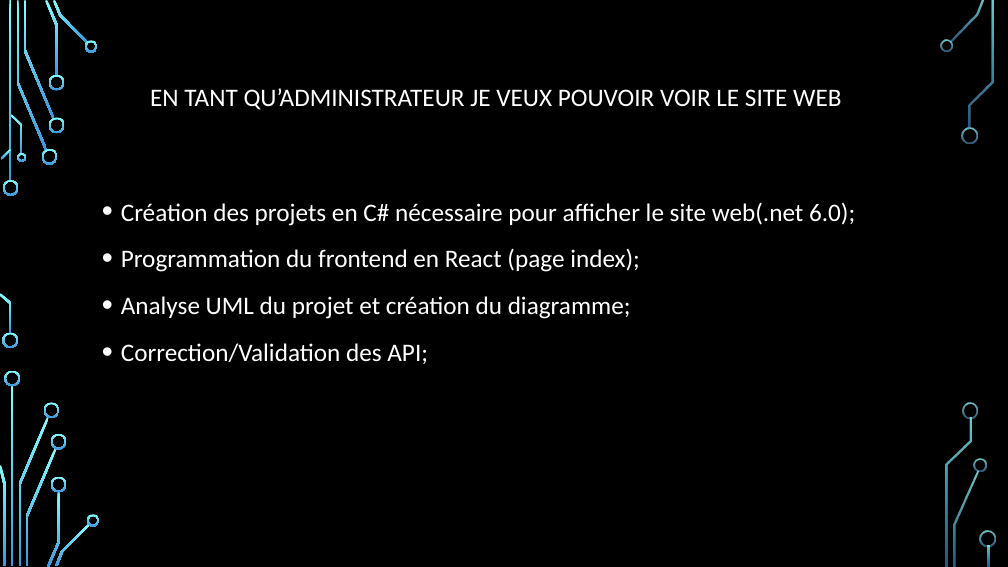
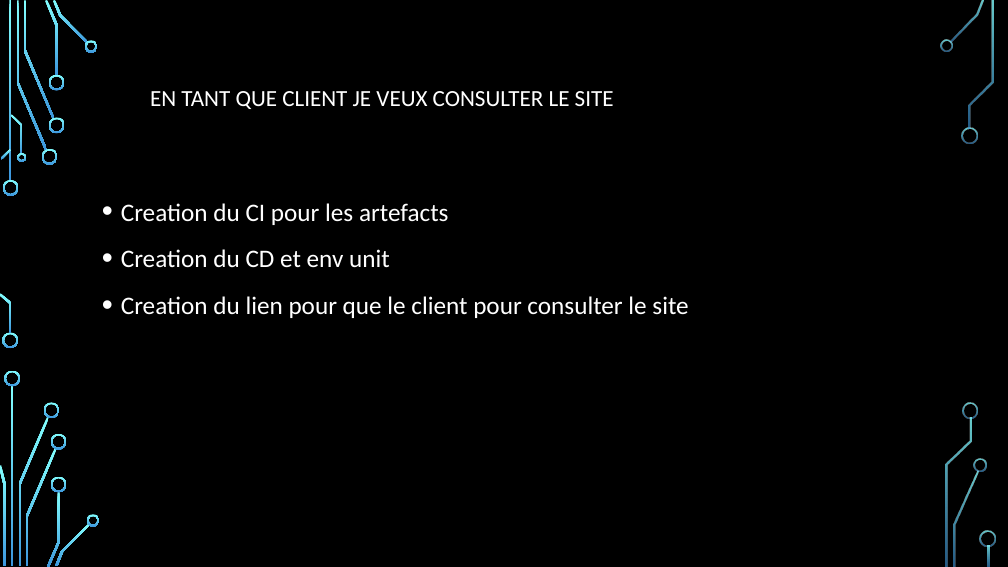
Before and after one commit to DFC-Informatique-Cegep-de-Sainte-Foy/GestionEquipesSportives, a slide deck: slide 5 of Documentation/Revue 2/Presentation_Revue_2.pptx. Drawn at 1008x567 pixels with LibreOffice and Linux fonts; fonts in the diff are those of the drawing; background and template pictures are left out. Boxes give left, top, right and bottom in pixels: in the first picture for what was removed or moved away, otherwise in the second. Text is boxed around its words. In the diff, an @@ line names an element or a change of style, - is before the commit and + after.

```diff
--- a/Documentation/Revue 2/Presentation_Revue_2.pptx
+++ b/Documentation/Revue 2/Presentation_Revue_2.pptx
@@ title at [150, 91, 614, 109]: text changed; size 24 to 22 pt @@
-EN TANT QU’ADMINISTRATEUR JE VEUX POUVOIR VOIR LE SITE WEB
+EN TANT QUE CLIENT JE VEUX CONSULTER LE SITE
@@ text at [121, 203, 688, 318]: text changed @@
-• Création des projets en C# nécessaire pour afficher le site web(.net 6.0);
-• Programmation du frontend en React (page index);
-• Analyse UML du projet et création du diagramme;
-• Correction/Validation des API;
+• Creation du CI pour les artefacts
+• Creation du CD et env unit
+• Creation du lien pour que le client pour consulter le site
```
Also in this commit, not shown: 8 other slides changed, 2 slides added, 1 other file.
